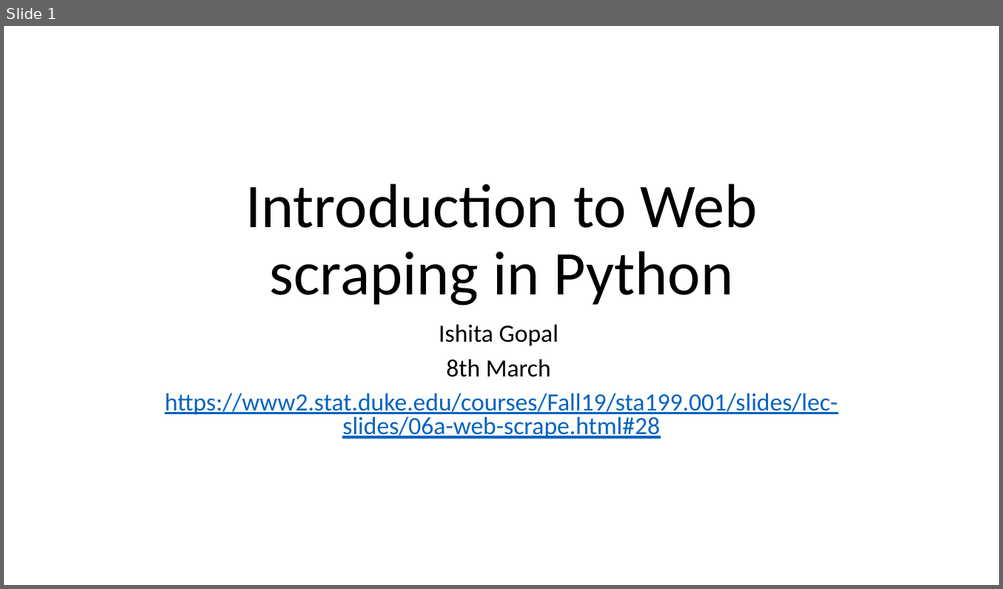
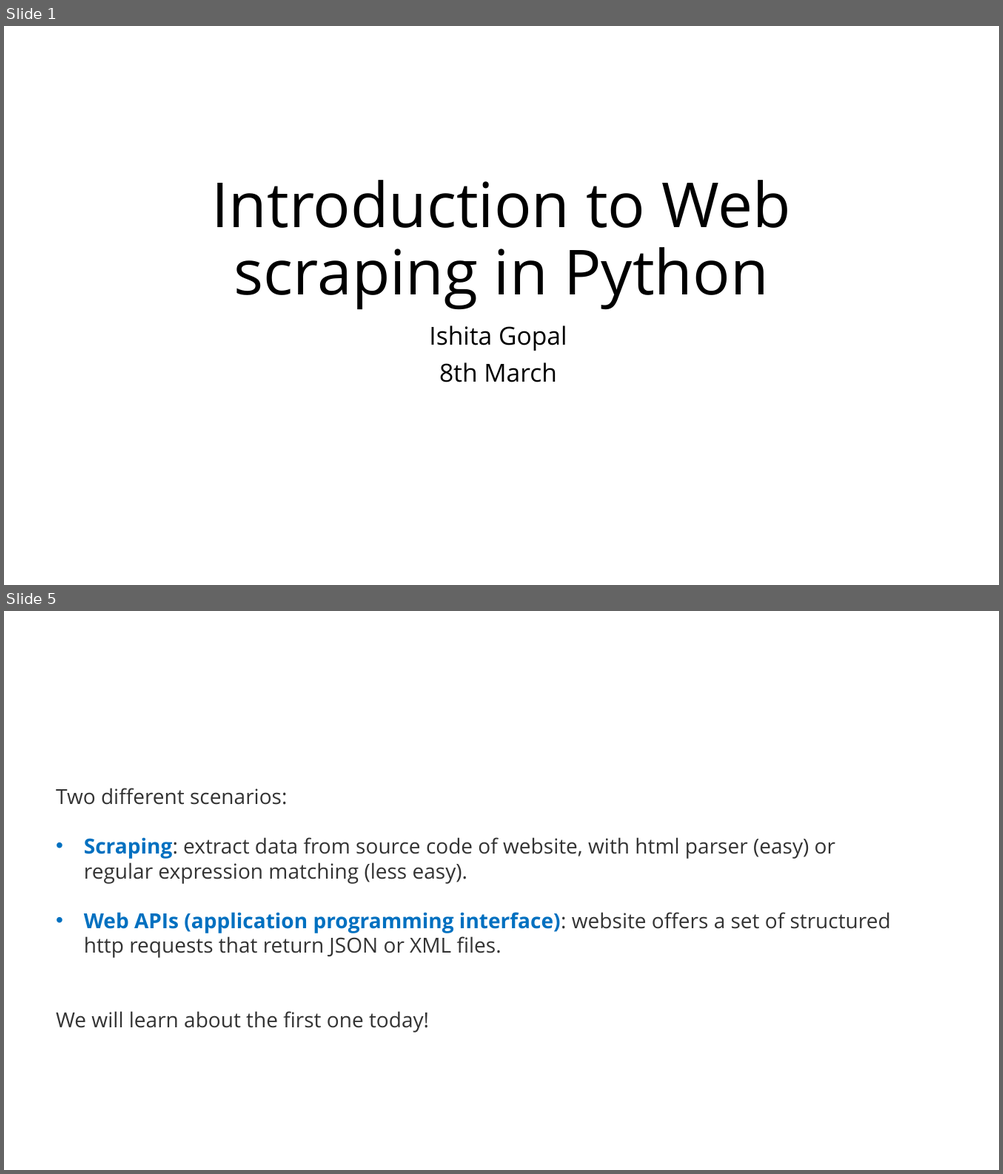
Before and after one commit to IshitaGopal/TRIADS_workshops, a slide deck: intro_to_web_scraping/intro_web_scraping_python.pptx. Shown one above the other, each under a label of ours: slide 1 before the commit, slides 1 and 5 after it; the slides between them are not shown. The pictures are 1003x589 and 1003x1174 pixels, drawn with LibreOffice and Linux fonts; fonts in the diff are those of the drawing. Boxes give left, top, right and bottom in pixels: in the first picture for what was removed or moved away, otherwise in the second. Text is boxed around its words. In the diff, an @@ line names an element or a change of style, - is before the commit and + after.

```diff
--- a/intro_to_web_scraping/intro_web_scraping_python.pptx
+++ b/intro_to_web_scraping/intro_web_scraping_python.pptx
@@ slide 5 added at <box>4,611,999,1170</box>, background #FFFFFF @@
@@ text added at <box>56,788,891,1033</box>, 20 pt, text #333333 @@
+Two different scenarios:
+• Scraping: extract data from source code of website, with html parser (easy) or regular expression matching (less easy).
+• Web APIs (application programming interface): website offers a set of structured http requests that return JSON or XML files.
+We will learn about the first one today!
@@ slide 1 changed as well @@
@@ title "Introduction to Web scraping in ..." at <box>212,180,791,310</box>: font Calibri to Open Sans @@
@@ subtitle "Ishita Gopal" at <box>429,326,566,383</box>: font Calibri to Open Sans; line spacing 0.8 to 0.9 @@
@@ subtitle at <box>165,393,837,439</box>: paragraph removed @@
-https://www2.stat.duke.edu/courses/Fall19/sta199.001/slides/lec-slides/06a-web-scrape.html#28
```
Also in this commit, not shown: 3 other slides changed, 9 other slides added, 3 slides removed, 26 other files.
